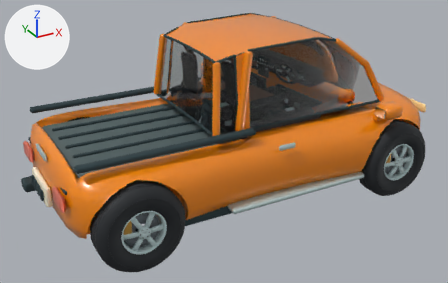
Before and after pictures for a commit that changed the glTF model public/models/pickup.glb.
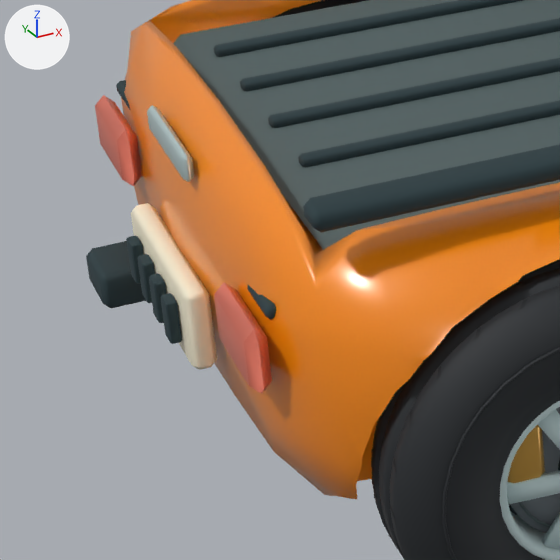
The first picture shows the older version from a 50 mm camera at (-1.406, -2.473, 1.5) aimed at (-0.063, -0.031, 0.279). The close-ups show the older and then the newer version on the part from 0% to 30% of the width and 42% to 90% of the height of that picture. Only the edits that show in the close-ups are written down. Arrows for +X, +Y and +Z are at upper left; the lights stay in place. Vertices at exactly the same position are counted once.

The older version as bpy lines, for what is in view:
```python
me_cube_554 = bpy.data.meshes.new('Cube.554')
me_cube_554.from_pydata(...)  # 1744 vertices, 3220 faces; spans x -0.99..0.95, y -0.48..0.48, z 0.12..0.82
me_cube_554.materials.append(mat_tyre_rubber)  # dark cyan #273b40
me_cube_679 = bpy.data.meshes.new('Cube.679')
me_cube_679.from_pydata(...)  # 80 vertices, 144 faces; spans x -0.946..0.114, y -0.325..0.325, z 0.265..0.493
me_cube_679.materials.append(mat_tail_lamp)  # red #df7460
me_cube_745 = bpy.data.meshes.new('Cube.745')
me_cube_745.from_pydata(...)  # 72 vertices, 132 faces; spans x -0.958..0.392, y -0.172..0.12, z 0.195..0.576
me_cube_745.materials.append(mat_warm_white_trim)  # pale yellow #f7efd5
ob_tail_lamp_002 = bpy.data.objects.new('Tail lamp.002', me_cube_679)
ob_tail_lamp_002.location = (0.0, 0.0, 0.0)
ob_tyre_rubber_002 = bpy.data.objects.new('Tyre rubber.002', me_cube_554)
ob_tyre_rubber_002.location = (0.0, 0.0, 0.0)
ob_warm_white_trim_002 = bpy.data.objects.new('Warm white trim.002', me_cube_745)
ob_warm_white_trim_002.location = (0.0, 0.0, 0.0)
# also in view: 'Rolling wheels.002' at (-0.005, 0.0, 0.19); 'Pickup bed' at (-0.48, 0.0, 0.386); 'Wheel hubs.002' at (0.014, 0.0, 0.427); 'Wheel brake calipers.002' at (-0.07, 0.0, 0.225); 'Paint pickup' at (0.0, 0.0, 0.467)
```
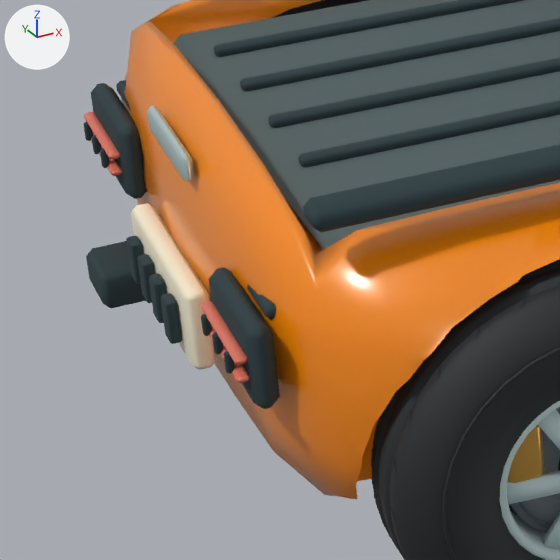
Where the change shows, as pixel boxes (x1, y1, x2, y2) in the close-ups (560 x 560 px; the box of a moved part takes in the faces that stretch with it):
'Tyre rubber.002', reshaped
    before: (86, 0, 560, 515)
    after: (84, 0, 560, 515)
'Tail lamp.002', reshaped
    before: (95, 95, 272, 394)
    after: (84, 112, 250, 383)
part 1 of me_cube_554, added
    after: (209, 267, 280, 409)
part 2 of me_cube_554, added
    after: (224, 351, 235, 373)
part 3 of me_cube_554, added
    after: (212, 332, 223, 355)
part 4 of me_cube_554, added
    after: (201, 314, 212, 336)
part 5 of me_cube_554, added
    after: (91, 83, 146, 199)
part 6 of me_cube_554, added
    after: (100, 149, 110, 168)
part 7 of me_cube_554, added
    after: (92, 135, 101, 154)
part 8 of me_cube_554, added
    after: (84, 122, 93, 141)
part 9 of me_cube_679, added (red)
    after: (201, 301, 247, 365)
part 10 of me_cube_679, added
    after: (91, 131, 122, 176)
part 11 of me_cube_679, added (red)
    after: (84, 112, 120, 159)
part 12 of me_cube_679, moved or reshaped
    before: (224, 282, 272, 393)
    after: (234, 363, 250, 383)
part 13 of me_cube_679, deleted (red)
    before: (95, 95, 142, 186)

Diff of the bpy script that builds the scene:
```diff
--- a/public/models/pickup.glb.py
+++ b/public/models/pickup.glb.py
@@ me_cube_554 @@
-me_cube_554.from_pydata(...)  # 1744 vertices, 3220 faces; spans x -0.99..0.95, y -0.48..0.48, z 0.12..0.82
+me_cube_554.from_pydata(...)  # 1984 vertices, 3660 faces; spans x -0.99..0.96, y -0.48..0.48, z 0.12..0.82
+# me_cube_554 part 1: the loose piece of 24 vertices spanning x -0.97..-0.96, y -0.09..-0.06, z 0.22..0.26 is copied, and the copy is scaled about its middle by (1.51, 6.3, 1.72), then moved by (0.03, -0.18, 0.06); it spans x -0.95..-0.92, y -0.34..-0.18, z 0.26..0.34
+# me_cube_554 part 2: the loose piece of 24 vertices spanning x -0.97..-0.96, y -0.09..-0.06, z 0.22..0.26 is copied, and the copy is scaled about its middle by (0.588, 0.244, 0.437), then moved by (0.01, -0.23, 0.06); it spans x -0.96..-0.95, y -0.31..-0.3, z 0.29..0.31
+# me_cube_554 part 3: the loose piece of 24 vertices spanning x -0.97..-0.96, y -0.09..-0.06, z 0.22..0.26 is copied, and the copy is scaled about its middle by (0.588, 0.244, 0.437), then moved by (0.01, -0.18, 0.06); it spans x -0.96..-0.95, y -0.26, z 0.29..0.31
+# me_cube_554 part 4: the loose piece of 24 vertices spanning x -0.97..-0.96, y -0.09..-0.06, z 0.22..0.26 is copied, and the copy is scaled about its middle by (0.588, 0.244, 0.437), then moved by (0.01, -0.14, 0.06); it spans x -0.96..-0.95, y -0.22..-0.21, z 0.29..0.31
+# me_cube_554 part 5: the loose piece of 24 vertices spanning x -0.99..-0.93, y 0.19..0.27, z 0.13..0.17 is copied, and the copy is scaled about its middle by (0.283, 1.89, 2.16), then moved by (0.02, 0.03, 0.15); it spans x -0.95..-0.92, y 0.18..0.34, z 0.26..0.34
+# me_cube_554 part 6: the loose piece of 24 vertices spanning x -0.99..-0.93, y 0.19..0.27, z 0.13..0.17 is copied, and the copy is scaled about its middle by (0.111, 0.0736, 0.549), then moved by (0.0, -0.01, 0.15); it spans x -0.96..-0.95, y 0.21..0.22, z 0.29..0.31
+# me_cube_554 part 7: the loose piece of 24 vertices spanning x -0.99..-0.93, y 0.19..0.27, z 0.13..0.17 is copied, and the copy is scaled about its middle by (0.111, 0.0736, 0.549), then moved by (0.0, 0.03, 0.15); it spans x -0.96..-0.95, y 0.26, z 0.29..0.31
+# me_cube_554 part 8: the loose piece of 24 vertices spanning x -0.99..-0.93, y 0.19..0.27, z 0.13..0.17 is copied, and the copy is scaled about its middle by (0.111, 0.0736, 0.549), then moved by (0.0, 0.07, 0.15); it spans x -0.96..-0.95, y 0.3..0.31, z 0.29..0.31
+# other edits to the shape of me_cube_554 do not show in these pictures
 me_cube_554.materials.append(mat_tyre_rubber)
@@ me_cube_679 @@
-me_cube_679.from_pydata(...)  # 80 vertices, 144 faces; spans x -0.946..0.114, y -0.325..0.325, z 0.265..0.493
+me_cube_679.from_pydata(...)  # 144 vertices, 264 faces; spans x -0.959..0.114, y -0.325..0.325, z 0.286..0.493
+# me_cube_679 part 9: a new loose piece of 24 vertices spanning x -0.959..-0.946, y -0.325..-0.195, z 0.306..0.314, in mat_tail_lamp (red #df7460)
+# me_cube_679 part 10: a new loose piece of 24 vertices spanning x -0.959..-0.946, y 0.195..0.325, z 0.286..0.294, in mat_tail_lamp (red #df7460)
+# me_cube_679 part 11: a new loose piece of 24 vertices spanning x -0.959..-0.946, y 0.195..0.325, z 0.306..0.314, in mat_tail_lamp (red #df7460)
+# me_cube_679 part 12: 12 vertices moved from x -0.946..-0.924, y -0.325..-0.195, z 0.265..0.335 to x -0.959..-0.949, y -0.325..-0.195, z 0.286..0.294; 4 vertices removed from x -0.935..-0.924, y -0.325..-0.195, z 0.276..0.324; 12 vertices added at x -0.956..-0.946, y -0.325..-0.195, z 0.286..0.294
+# me_cube_679 part 13: 16 vertices removed from x -0.946..-0.924, y 0.195..0.325, z 0.265..0.335
 me_cube_679.materials.append(mat_tail_lamp)
```
